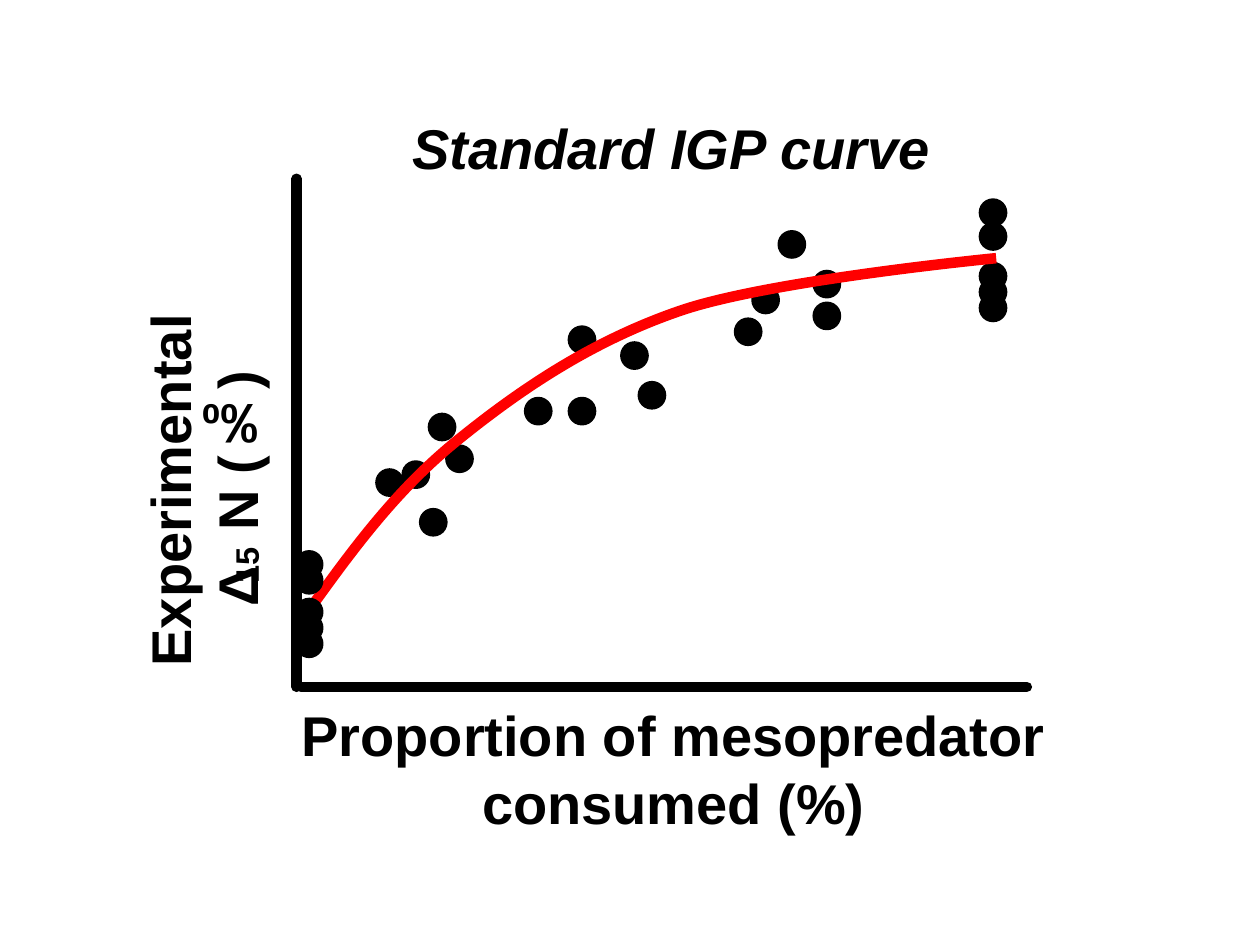
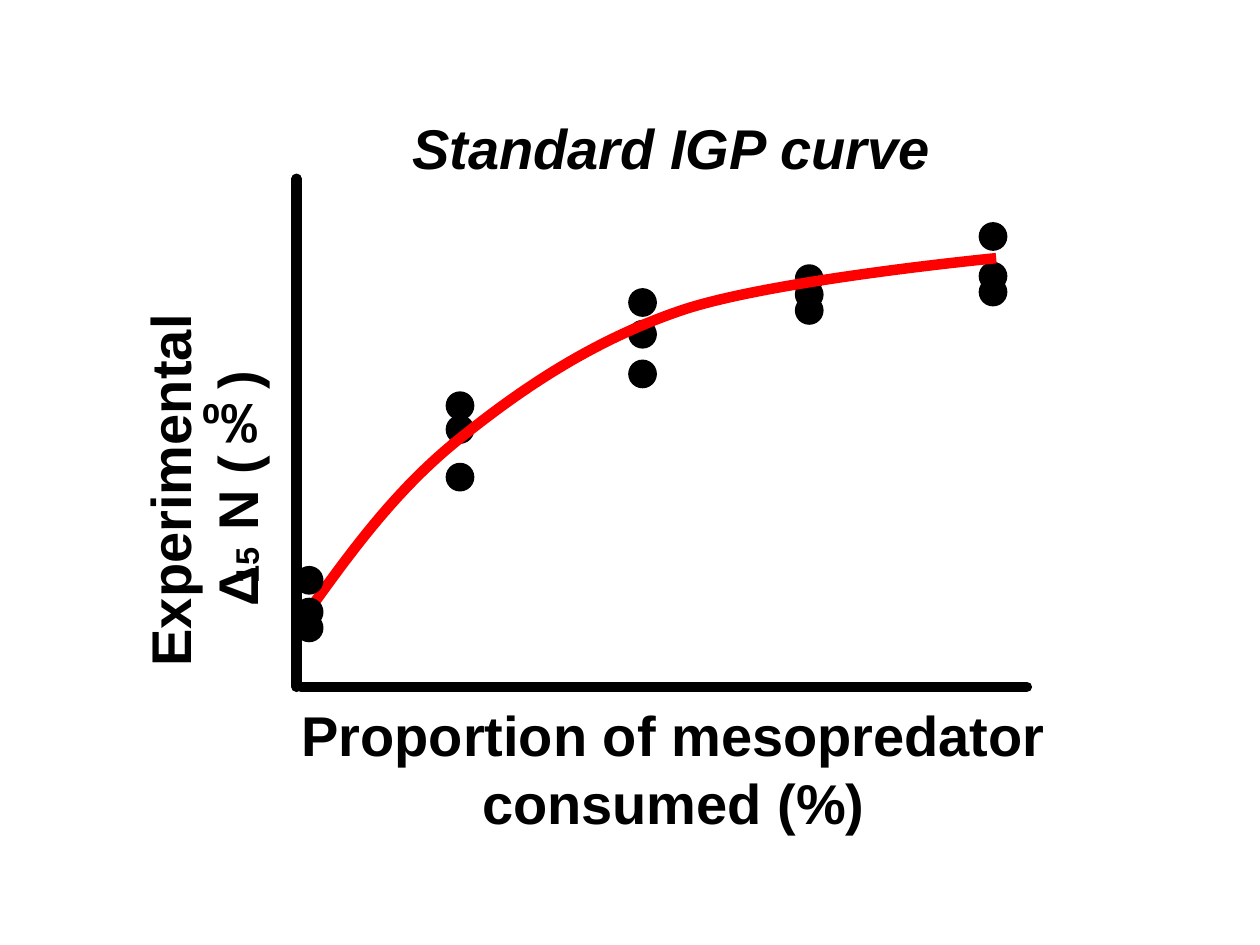
Before and after one commit to GenChangHSU/2023_Framework_for_Degree_of_Intraguild_Predation, a slide deck: slide 4 of Figures/Figures.pptx. Drawn at 1260x945 pixels with LibreOffice and Linux fonts; fonts in the diff are those of the drawing. Boxes give left, top, right and bottom in pixels: in the first picture for what was removed or moved away, otherwise in the second. Text is boxed around its words. In the diff, an @@ line names an element or a change of style, - is before the commit and + after.

```diff
--- a/Figures/Figures.pptx
+++ b/Figures/Figures.pptx
@@ ellipse removed at (980, 200, 1005, 226) @@
@@ ellipse: place and size @@
-ellipse at (780, 232, 805, 257)
+ellipse at (796, 266, 822, 291)
@@ ellipse: place and size @@
-ellipse at (570, 398, 595, 423)
+ellipse at (630, 290, 655, 315)
@@ ellipse: place and size @@
-ellipse at (753, 287, 779, 312)
+ellipse at (796, 282, 822, 307)
@@ ellipse: place and size @@
-ellipse at (736, 319, 761, 344)
+ellipse at (796, 297, 822, 323)
@@ ellipse removed at (814, 272, 839, 297) @@
@@ ellipse removed at (980, 295, 1005, 320) @@
@@ ellipse: place and size @@
-ellipse at (570, 328, 595, 353)
+ellipse at (630, 321, 655, 346)
@@ ellipse removed at (814, 304, 839, 329) @@
@@ ellipse: place and size @@
-ellipse at (622, 343, 648, 368)
+ellipse at (630, 362, 655, 387)
@@ ellipse: place and size @@
-ellipse at (430, 415, 455, 440)
+ellipse at (447, 417, 472, 442)
@@ ellipse: place and size @@
-ellipse at (639, 383, 664, 408)
+ellipse at (447, 393, 472, 418)
@@ ellipse removed at (525, 398, 551, 423) @@
@@ ellipse removed at (447, 446, 472, 471) @@
@@ ellipse removed at (377, 470, 402, 495) @@
@@ ellipse: place and size @@
-ellipse at (403, 462, 428, 488)
+ellipse at (447, 465, 472, 490)
@@ ellipse removed at (421, 510, 446, 536) @@
@@ ellipse removed at (296, 552, 321, 577) @@
@@ ellipse removed at (296, 631, 321, 656) @@
```
Also in this commit, not shown: 4 other slides changed, 2 other files.
